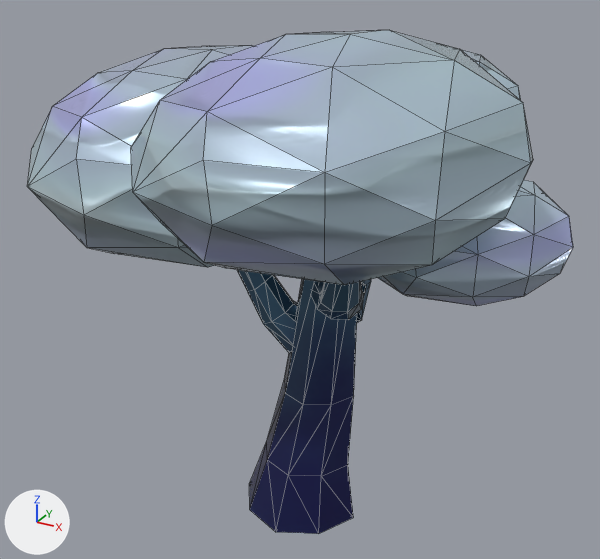
Renders of the glTF model tree.glb from each side of a commit.
Before and after are seen from a 50 mm lens placed at (0.597, -1.435, 0.624), pointed at (-0.111, -0.147, -0.02). Lighting does not change. The marker at lower left points along +X, +Y and +Z. The first picture is the older version. Mesh edges are drawn as thin lines. Vertices at exactly the same position are counted once.

Script lines for the objects in view, before the commit:
```python
me_cube_125 = bpy.data.meshes.new('Cube.125')
me_cube_125.from_pydata(...)  # 370 vertices, 704 faces; spans x -0.621..0.379, y -0.653..0.347, z -0.52..0.48
me_cube_125.materials.append(mat_material_232)
ob_cube_009 = bpy.data.objects.new('Cube.009', me_cube_125)
ob_cube_009.location = (0.0, 0.0, 0.0)
```
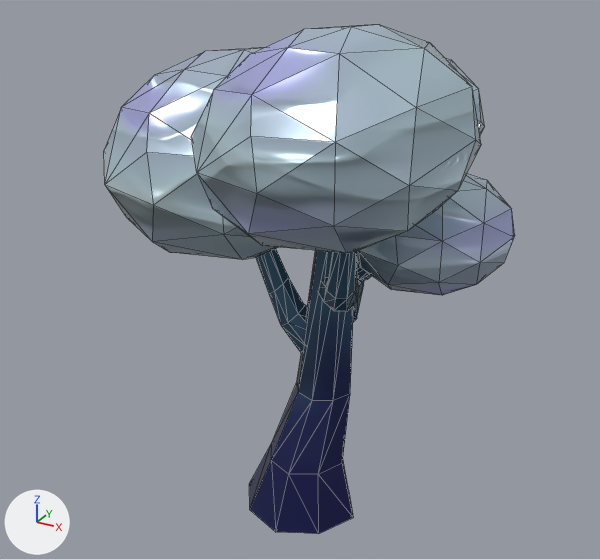
The edits, one by one:
me_cube_125 is used by ob_cube_009; location (0.0, 0.0, 0.0).
me_cube_125 had 370 vertices, 704 faces and spanned x -0.621..0.379, y -0.653..0.347, z -0.52..0.48.
me_cube_125 now has 370 vertices, 704 faces and spans x -0.482..0.282, y -0.519..0.225, z -0.52..0.48.
me_cube_125 part 1: the loose piece of 34 vertices spanning x -0.054..0.088, y -0.051..0.056, z -0.045..0.176 is scaled about its middle by (0.764, 0.744, 1), then moved by (-0.011, -0.034, 0.0).
me_cube_125 part 2: the loose piece of 34 vertices spanning x -0.154..0.014, y -0.131..0.184, z -0.124..0.176 is scaled about its middle by (0.764, 0.744, 1), then moved by (0.009, -0.04, 0.0).
me_cube_125 part 3: the loose piece of 34 vertices spanning x -0.087..0.114, y -0.387..-0.151, z -0.054..0.179 is scaled about its middle by (0.764, 0.744, 1), then moved by (-0.011, 0.036, 0.0).
me_cube_125 part 4: the loose piece of 34 vertices spanning x -0.3..-0.056, y -0.204..-0.091, z -0.179..0.151 is scaled about its middle by (0.764, 0.744, 1), then moved by (0.035, 0.005, 0.0).
me_cube_125 part 5: the loose piece of 50 vertices spanning x -0.224..0.369, y -0.653..-0.147, z 0.144..0.48 is scaled about its middle by (0.764, 0.744, 1), then moved by (-0.024, 0.069, 0.0).
me_cube_125 part 6: the loose piece of 50 vertices spanning x -0.284..0.222, y -0.084..0.347, z 0.104..0.391 is scaled about its middle by (0.764, 0.744, 1), then moved by (0.0, -0.067, 0.0).
me_cube_125 part 7: the loose piece of 50 vertices spanning x -0.621..0.052, y -0.494..0.079, z 0.03..0.411 is scaled about its middle by (0.764, 0.744, 1), then moved by (0.06, 0.02, 0.0).
me_cube_125 part 8: the loose piece of 50 vertices spanning x -0.011..0.379, y -0.26..0.072, z -0.004..0.217 is scaled about its middle by (0.764, 0.744, 1), then moved by (-0.051, -0.009, 0.0).
me_cube_125 part 9: 25 of 370 vertices moved; they spanned x -0.178..0.016, y -0.254..-0.081, z -0.399..0.083 and now span x -0.166..0.005, y -0.251..-0.094, z -0.399..0.083; mean shift (0.003, 0.004, 0.0); largest move (-0.148, -0.146, -0.252) -> (-0.121, -0.142, -0.252).

Pixel boxes (x1, y1, x2, y2) of what changed, in the pictures (600 x 559 px; the box of a moved part takes in the faces that stretch with it):
'Cube.009', reshaped (25% narrower): before (27, 30, 573, 534); after (104, 24, 515, 534)
part 1 of me_cube_125, moved or reshaped (not visible before): after (357, 259, 371, 280)
part 2 of me_cube_125, moved or reshaped (mostly hidden): before (357, 279, 371, 322); after (353, 277, 364, 322)
part 3 of me_cube_125, moved or reshaped: before (311, 282, 366, 320); after (318, 251, 360, 311)
part 4 of me_cube_125, moved or reshaped: before (238, 270, 297, 353); after (256, 249, 307, 353)
part 5 of me_cube_125, moved or reshaped: before (131, 30, 533, 285); after (191, 24, 481, 253)
part 6 of me_cube_125, moved or reshaped: before (460, 49, 521, 100); after (445, 58, 485, 134)
part 7 of me_cube_125, moved or reshaped: before (27, 45, 253, 267); after (104, 47, 278, 260)
part 8 of me_cube_125, moved or reshaped: before (378, 180, 573, 306); after (357, 173, 515, 295)
part 9 of me_cube_125, moved or reshaped: before (249, 279, 357, 534); after (249, 250, 353, 534)
